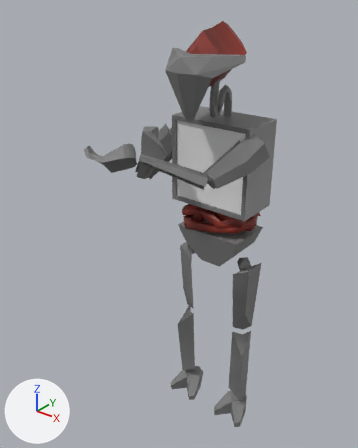
An edit to the FBX model Assets/3dArt/Enemies/Soldier/Soldier.fbx, drawn before and after from the same camera.
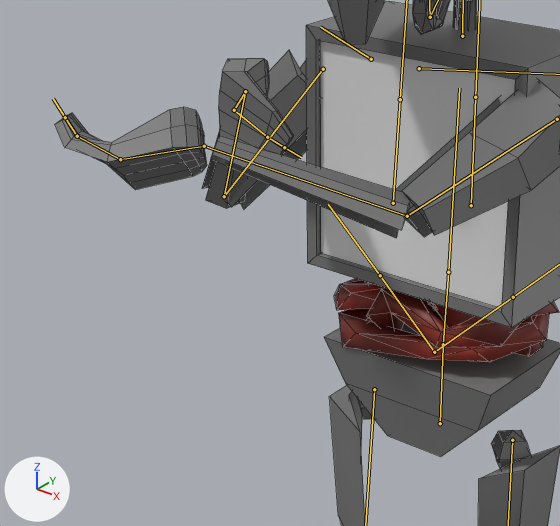
Each version is shown whole from a 50 mm lens placed at (1.119, -1.62, 2.012), pointed at (-0.102, -0.094, 1.066), then close up on the part from 18% to 73% of the width and 24% to 65% of the height. The axes (+X, +Y, +Z) are drawn at lower left. The lights are the same throughout. Both versions are drawn at frame 121 of the action 'metarig|Idle'; the numbers are the values there. The bones that bend it are drawn over the model as lines in the close-ups. The close-ups show mesh edges as thin lines.
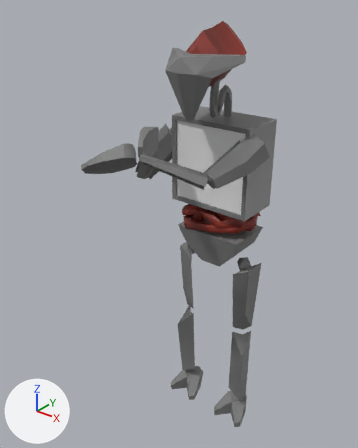
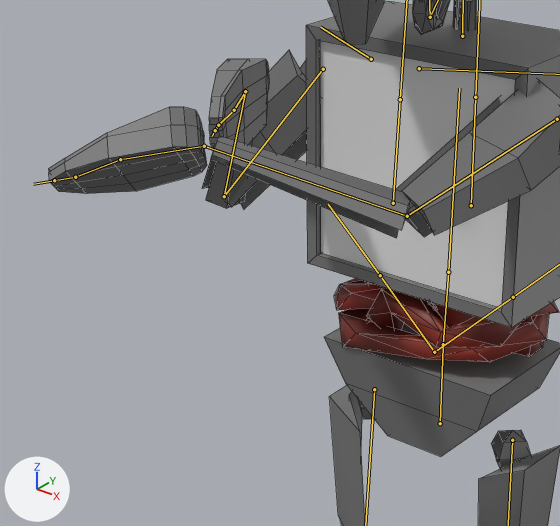
The change in detail:
Bone 'hand.L.001' (bone_hand_l_001) turns from (19, -19, -53) to (0, 0, 0) degrees about its own x, y and z.
Bone 'hand.L.002' (bone_hand_l_002) turns from (8, -12, -24) to (0, 0, 0) degrees about its own x, y and z.
Bone 'hand.R.001' (bone_hand_r_001) turns from (-28, -14, 80) to (0, 0, 0) degrees about its own x, y and z.

Location of each change, (x1, y1, x2, y2) in pixels of the close-ups (560 x 526 px):
'Cube', posed: before (55, 0, 560, 526); after (48, 0, 560, 526)
bone 'hand.L.001', root to tip: before (120, 159) to (77, 136); after (120, 159) to (75, 177)
bone 'hand.L.002', root to tip: before (77, 136) to (65, 117); after (75, 177) to (54, 180)
bone 'hand.R.001', root to tip: before (234, 110) to (267, 137); after (234, 110) to (218, 125)
